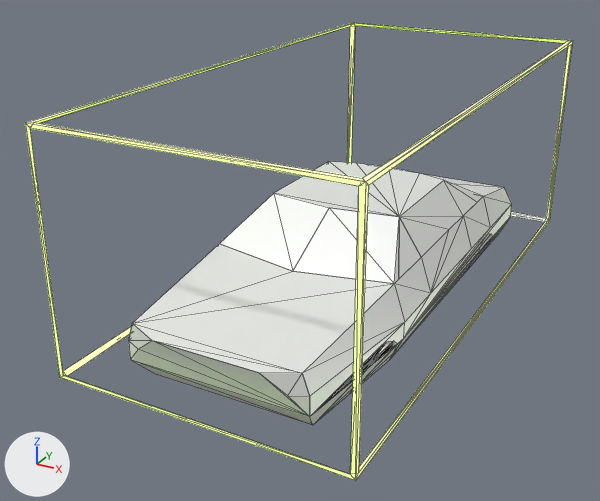
An edit to the glTF model static/model/carbox.glb, drawn before and after from the same camera.
One viewpoint serves both versions: a camera (50 mm lens) standing at (3.36, -14.47, 4.72) and looking at (-0.42, -7.61, 1.29). Arrows for +X, +Y and +Z are at lower left; the lights stay in place. Mesh edges are drawn as thin lines. Where no turn or scale is listed for an object, it has been applied to the vertices.

Script lines for the objects in view, before the commit:
```python
ob_mesh_1_1 = bpy.data.objects.new('mesh_1_1', me_mesh_2)
ob_mesh_1_1.location = (0.001, -7.332, 0.462)
ob_mesh_1_12 = bpy.data.objects.new('mesh_1_12', me_mesh_13)
ob_mesh_1_12.location = (0.001, -7.332, 0.462)
ob_mesh_1_13 = bpy.data.objects.new('mesh_1_13', me_mesh_14)
ob_mesh_1_13.location = (0.001, -7.332, 0.462)
ob_mesh_1_14 = bpy.data.objects.new('mesh_1_14', me_mesh_15)
ob_mesh_1_14.location = (0.001, -7.332, 0.462)
ob_mesh_1_15 = bpy.data.objects.new('mesh_1_15', me_mesh_16)
ob_mesh_1_15.location = (0.001, -7.332, 0.462)
ob_mesh_1_16 = bpy.data.objects.new('mesh_1_16', me_mesh_17)
ob_mesh_1_16.location = (0.001, -7.332, 0.462)
ob_mesh_1_2 = bpy.data.objects.new('mesh_1_2', me_mesh_3)
ob_mesh_1_2.location = (0.001, -7.332, 0.462)
ob_mesh_1_3 = bpy.data.objects.new('mesh_1_3', me_mesh_4)
ob_mesh_1_3.location = (0.001, -7.332, 0.462)
ob_mesh_1_4 = bpy.data.objects.new('mesh_1_4', me_mesh_5)
ob_mesh_1_4.location = (0.001, -7.332, 0.462)
# also in view: 'mesh_1_32' at (0.46, -8.1, 1.71); 'mesh_1_23' at (0.86, -6.31, 1.54); 'Cube_Line' at (-0.09, -7.07, 1.9); 'mesh_1_19' at (0.91, -7.36, 0.99); 'mesh_1_30' at (0.8, -7.96, 1.72)
```
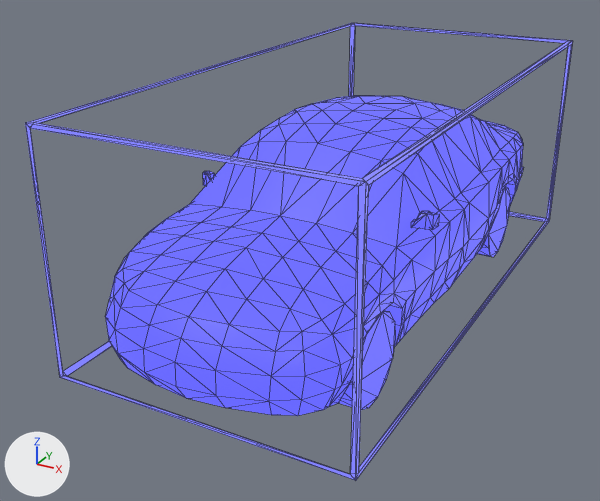
The newer file is also rescaled (x0.763), turned or shifted as a whole; pictures and numbers use the older file's frame.

The change, as a diff of the scene's bpy script:
```diff
--- a/static/model/carbox.glb.py
+++ b/static/model/carbox.glb.py
@@ mat_cube_line_sd @@
+mat_cube_line_sd = principled_material('Cube_Line_sd')
+mat_cube_line_sd.base_color = (0.0, 0.0, 0.0)  # black #000000
+mat_cube_line_sd.roughness = 0.45
+mat_cube_line_sd.emission_color = (0.216, 0.216, 1.0)  # blue #8080ff
+mat_cube_line_sd.emission_strength = 1.0
@@ mat_lambert2 @@
+mat_lambert2 = principled_material('lambert2')
+mat_lambert2.base_color = (0.0, 0.0, 0.0)  # black #000000
+mat_lambert2.roughness = 0.45
+mat_lambert2.emission_color = (0.133, 0.133, 1.0)  # blue #6666ff
+mat_lambert2.emission_strength = 1.0
@@ me_mesh_0 @@
 me_mesh_0.from_pydata(...)  # 32 vertices, 80 faces; spans x -1.44..1.44, y -2.92..2.92, z -1.15..1.15
-me_mesh_0.materials.append(mat_material_0)  # white #ffffff
+me_mesh_0.materials.append(mat_cube_line_sd)  # black #000000
@@ me_mesh_1_1 @@
+me_mesh_1_1.from_pydata(...)  # 504 vertices, 980 faces; spans x -1.24..1.24, y -3.04..3.04, z 0.02..1.99
+me_mesh_1_1.materials.append(mat_lambert2)  # black #000000
@@ ob_mesh_1_1 @@
-ob_mesh_1_1 = bpy.data.objects.new('mesh_1_1', me_mesh_2)
-ob_mesh_1_1.location = (0.001, -7.332, 0.462)
@@ ob_mesh_1_2 @@
-ob_mesh_1_2 = bpy.data.objects.new('mesh_1_2', me_mesh_3)
-ob_mesh_1_2.location = (0.001, -7.332, 0.462)
@@ ob_mesh_1_3 @@
-ob_mesh_1_3 = bpy.data.objects.new('mesh_1_3', me_mesh_4)
-ob_mesh_1_3.location = (0.001, -7.332, 0.462)
@@ ob_mesh_1_4 @@
-ob_mesh_1_4 = bpy.data.objects.new('mesh_1_4', me_mesh_5)
-ob_mesh_1_4.location = (0.001, -7.332, 0.462)
@@ ob_mesh_1_12 @@
-ob_mesh_1_12 = bpy.data.objects.new('mesh_1_12', me_mesh_13)
-ob_mesh_1_12.location = (0.001, -7.332, 0.462)
@@ ob_mesh_1_13 @@
-ob_mesh_1_13 = bpy.data.objects.new('mesh_1_13', me_mesh_14)
-ob_mesh_1_13.location = (0.001, -7.332, 0.462)
@@ ob_mesh_1_14 @@
-ob_mesh_1_14 = bpy.data.objects.new('mesh_1_14', me_mesh_15)
-ob_mesh_1_14.location = (0.001, -7.332, 0.462)
@@ ob_mesh_1_15 @@
-ob_mesh_1_15 = bpy.data.objects.new('mesh_1_15', me_mesh_16)
-ob_mesh_1_15.location = (0.001, -7.332, 0.462)
@@ ob_mesh_1_16 @@
-ob_mesh_1_16 = bpy.data.objects.new('mesh_1_16', me_mesh_17)
-ob_mesh_1_16.location = (0.001, -7.332, 0.462)
@@ ob_mesh_1_17 @@
-ob_mesh_1_17 = bpy.data.objects.new('mesh_1_17', me_mesh_18)
-ob_mesh_1_17.location = (0.001, -7.332, 0.462)
@@ ob_mesh_1_18 @@
-ob_mesh_1_18 = bpy.data.objects.new('mesh_1_18', me_mesh_19)
-ob_mesh_1_18.location = (0.001, -7.332, 0.462)
@@ ob_mesh_1_19 @@
-ob_mesh_1_19 = bpy.data.objects.new('mesh_1_19', me_mesh_20)
-ob_mesh_1_19.location = (0.001, -7.332, 0.462)
@@ ob_mesh_1_23 @@
-ob_mesh_1_23 = bpy.data.objects.new('mesh_1_23', me_mesh_24)
-ob_mesh_1_23.location = (0.001, -7.332, 0.462)
@@ ob_mesh_1_25 @@
-ob_mesh_1_25 = bpy.data.objects.new('mesh_1_25', me_mesh_26)
-ob_mesh_1_25.location = (0.001, -7.332, 0.462)
@@ ob_mesh_1_28 @@
-ob_mesh_1_28 = bpy.data.objects.new('mesh_1_28', me_mesh_29)
-ob_mesh_1_28.location = (0.001, -7.332, 0.462)
@@ ob_mesh_1_30 @@
-ob_mesh_1_30 = bpy.data.objects.new('mesh_1_30', me_mesh_31)
-ob_mesh_1_30.location = (0.001, -7.332, 0.462)
@@ ob_mesh_1_31 @@
-ob_mesh_1_31 = bpy.data.objects.new('mesh_1_31', me_mesh_32)
-ob_mesh_1_31.location = (0.001, -7.332, 0.462)
@@ ob_mesh_1_32 @@
-ob_mesh_1_32 = bpy.data.objects.new('mesh_1_32', me_mesh_33)
-ob_mesh_1_32.location = (0.001, -7.332, 0.462)
@@ ob_car_015 @@
+ob_car_015 = bpy.data.objects.new('car.015', me_mesh_1_1)
+ob_car_015.location = (-0.087, -7.13, 0.709)
```

Pixel boxes (x1, y1, x2, y2) of what changed, in the pictures (600 x 501 px):
'car.015', added: after (105, 96, 524, 416)
'mesh_1_2', deleted: before (133, 244, 393, 373)
'Cube_Line', recoloured: (25, 23, 573, 480) in both
'mesh_1_14', deleted: before (303, 230, 449, 396)
'mesh_1_32', deleted: before (293, 208, 399, 284)
'mesh_1_12', deleted: before (275, 161, 443, 217)
'mesh_1_1', deleted: before (219, 193, 329, 271)
'mesh_1_19', deleted: before (310, 204, 512, 425)
'mesh_1_16', deleted: before (130, 341, 308, 416)
'mesh_1_23', deleted: before (431, 181, 512, 293)
'mesh_1_13', deleted: before (400, 180, 463, 257)
'mesh_1_18', deleted: before (132, 360, 313, 425)
'mesh_1_15', deleted: before (260, 373, 310, 417)
'mesh_1_30', deleted: before (399, 217, 421, 278)
'mesh_1_25', deleted: before (424, 174, 504, 196)
'mesh_1_28', deleted: before (444, 181, 477, 216)
'mesh_1_3', deleted: before (129, 323, 152, 349)
'mesh_1_31', deleted: before (394, 226, 399, 283)
'mesh_1_17', deleted: before (129, 341, 138, 359)
'mesh_1_4', deleted: before (464, 238, 492, 274)
